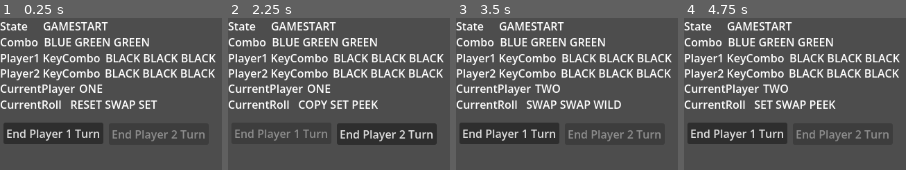
Above: before the commit, frames 1-4 (left to right).
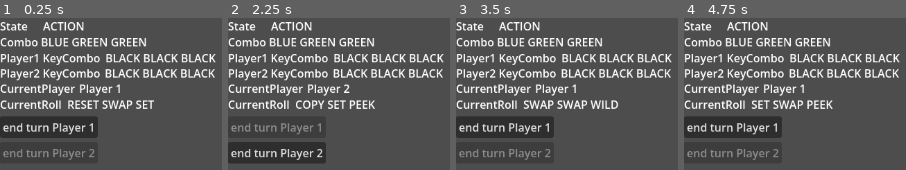
Above: after the commit, the same moments.

Repository: KevinStirling/black_ice
Game: Godot game, scene res://test.tscn
Same seed, same stepped clock (60 frames per second), same inputs: the game is played once before the commit and once after it. The project has no main scene, so this scene is started directly.
Inputs:
- Up to frame 1 (0.25 s): no input
- Up to frame 2 (2.25 s): click "End Player 1 Turn" (after the commit: "end turn Player 1") at 0.5 s; click "End Player 2 Turn" (after the commit: "end turn Player 2") at 1.25 s; click "End Player 1 Turn" (after the commit: "end turn Player 1") at 2 s
- Up to frame 3 (3.5 s): click "End Player 2 Turn" (after the commit: "end turn Player 2") at 2.75 s
- Up to frame 4 (4.75 s): click "End Player 1 Turn" (after the commit: "end turn Player 1") at 3.5 s; click "End Player 2 Turn" (after the commit: "end turn Player 2") at 4.25 s

The runs differ from the first frame. In frame 1, 12% of the frame differs, in the area x 0-93%, y 2-94%; in frame 2, 18%, in the area x 0-95%, y 2-96%; in frame 3, 13%; in frame 4, 12%.

Commit message:
chore: big ol refactor

Diff:
--- /dev/null
+++ b/scenes/PlayerView.tscn
@@ -0,0 +1,15 @@
+[gd_scene format=3 uid="uid://b8ygm6wuweksx"]
+
+[ext_resource type="Script" uid="uid://c8upmghuglt5i" path="res://scripts/player_view.gd" id="1_vtsk7"]
+
+[node name="PlayerView" type="Control" unique_id=2098282211]
+layout_mode = 3
+anchors_preset = 0
+script = ExtResource("1_vtsk7")
+
+[node name="EndTurnButton" type="Button" parent="." unique_id=1533690008]
+unique_name_in_owner = true
+layout_mode = 0
+offset_right = 8.0
+offset_bottom = 8.0
+text = "E"
--- /dev/null
+++ b/scripts/debug_view.gd
@@ -0,0 +1,54 @@
+extends Node2D
+## Debug overlay. Subscribes to the models and renders their state; it is the
+## only writer of these labels. Nothing here is reachable from the models.
+
+@export var game_manager: GameManager
+@export var dice: Dice
+
+@onready var _combo_rows: Array[Label] = [%Player1KeyComboValue, %Player2KeyComboValue]
+@onready var _phase: Label = %StateValue
+@onready var _current_turn: Label = %CurrentPlayerValue
+@onready var _combo: Label = %ComboValue
+@onready var _roll: Label = %CurrentRollValue
+
+
+func _ready() -> void:
+	visible = game_manager.debug
+	game_manager.phase_changed.connect(_on_phase_changed)
+	game_manager.turn_changed.connect(_on_turn_changed)
+	game_manager.combo_changed.connect(_on_combo_changed)
+	dice.rolled.connect(_on_rolled)
+	for i in game_manager.players.size():
+		game_manager.players[i].key_combo_changed.connect(
+			_on_player_combo_changed.bind(i),
+		)
+	refresh()
+
+
+func refresh() -> void:
+	_on_phase_changed(game_manager.phase)
+	_on_turn_changed(game_manager.players[game_manager.current_turn])
+	_on_combo_changed(game_manager.combo)
+	_on_rolled(dice.current_roll)
+	for i in game_manager.players.size():
+		_on_player_combo_changed(game_manager.players[i].key_combo, i)
+
+
+func _on_phase_changed(p: GameManager.Phase) -> void:
+	_phase.text = GameManager.Phase.keys()[p]
+
+
+func _on_turn_changed(player: Player) -> void:
+	_current_turn.text = player.display_name
+
+
+func _on_combo_changed(combo: Array[int]) -> void:
+	_combo.text = GameManager.format_combo(combo)
+
+
+func _on_player_combo_changed(combo: Array[int], index: int) -> void:
+	_combo_rows[index].text = GameManager.format_combo(combo)
+
+
+func _on_rolled(faces: Array[int]) -> void:
+	_roll.text = Dice.format_faces(faces)
--- a/scripts/dice.gd
+++ b/scripts/dice.gd
@@ -1,5 +1,7 @@
 class_name Dice
 extends Node
+
+signal rolled(faces: Array[int])
 
 enum Faces {
 	PEEK,
@@ -14,11 +16,21 @@
 var current_roll: Array[int] = []
 
 
+static func format_faces(faces: Array[int]) -> String:
+	var parts: PackedStringArray = []
+	for face in faces:
+		if face < 0 or face >= Faces.size():
+			parts.append("INVALID")
+		else:
+			parts.append(Faces.keys()[face])
+
+	return " ".join(parts)
+
+
 func roll() -> void:
-	%CurrentRollValue.text = ""
 	var result: Array[int] = []
 	for i in quantity:
 		result.append(randi_range(0, Faces.size() - 1))
-		%CurrentRollValue.text = %CurrentRollValue.text + " " + Faces.keys()[result[i]]
 
 	current_roll = result
+	rolled.emit(current_roll)
--- a/scripts/end_turn_button.gd
+++ /dev/null
@@ -1,14 +0,0 @@
-extends Button
-
-var player: Player
-
-
-func _ready() -> void:
-	player = get_parent()
-	connect("pressed", turn_end)
-
-
-func turn_end() -> void:
-	if player.is_active:
-		disabled = true
-		player.turn_end()
--- a/scripts/game_manager.gd
+++ b/scripts/game_manager.gd
@@ -1,16 +1,16 @@
 class_name GameManager
 extends Node
 
-signal GameStart(combo_size: int)
-signal TurnStart(player: Player.PlayerNum)
+signal phase_changed(phase: Phase)
+signal turn_changed(player: Player)
+signal combo_changed(combo: Array[int])
 
-enum State {
+enum Phase {
 	PREGAME,
 	GAMESTART,
-	P1ROLL,
-	P1TURN,
-	P2ROLL,
-	P2TURN,
+	ROLL,
+	ACTION,
+	RESOLVE,
 	GAMEEND,
 }
 ## black indicates empty, used mostly by player key_combo
@@ -25,42 +25,71 @@
 
 @export var debug: bool = false
 @export var combo_size: int = 3
+@export var players: Array[Player] = []
 
-var combo: Array[ComboColor] = []
-var game_state: State:
-	get:
-		return game_state
+var phase: Phase = Phase.PREGAME:
 	set(value):
-		game_state = value
-		%StateValue.text = State.keys()[value]
-var current_turn: Player.PlayerNum = Player.PlayerNum.ONE
+		if phase == value:
+			return
+		phase = value
+		phase_changed.emit(value)
+var current_turn: int = 0:
+	set(value):
+		if current_turn == value:
+			return
+		current_turn = value
+		turn_changed.emit(players[value])
+var combo: Array[int] = []
+var _running: bool = false
+
+
+static func format_combo(c: Array[int]) -> String:
+	var parts: PackedStringArray
+	for color in c:
+		if color < 0 or color >= ComboColor.size():
+			parts.append("INVALID")
+		else:
+			parts.append(GameManager.ComboColor.keys()[color])
+
+	return " ".join(parts)
 
 
 func _ready() -> void:
-	game_state = State.PREGAME
-	if debug:
-		%DebugLabel.visible = true
+	phase = Phase.PREGAME
 	start_game()
 
 
 func start_game() -> void:
-	game_state = State.GAMESTART
+	phase = Phase.GAMESTART
 	set_combo()
-	emit_signal("GameStart", combo_size)
-	next_turn(true)
+	for p in players:
+		p.reset_key_combo(combo_size)
+	_running = true
+	while _running:
+		await _run_turn()
 
 
-func next_turn(is_start: bool = false) -> void:
-	if !is_start:
-		if current_turn == Player.PlayerNum.ONE:
-			current_turn = Player.PlayerNum.TWO
-		else:
-			current_turn = Player.PlayerNum.ONE
-	emit_signal("TurnStart", current_turn)
+func stop_game() -> void:
+	_running = false
 
 
 func set_combo() -> void:
+	combo.clear()
 	for i in combo_size:
-		## choose random values from ComboColor range excluding 0 (black means empty)
+		# choose random values from ComboColor range excluding 0 (black means empty)
 		combo.append(randi_range(1, ComboColor.size() - 1))
-		%ComboValue.text = %ComboValue.text + " " + ComboColor.keys()[combo[i]]
+	combo_changed.emit(combo)
+
+
+func _run_turn() -> void:
+	var p := players[current_turn]
+	p.is_active = true
+	phase = Phase.ROLL
+	p.roll()
+	phase = Phase.ACTION
+	await p.turn_finished
+	if not _running:
+		return
+	p.is_active = false
+	phase = Phase.RESOLVE
+	current_turn = (current_turn + 1) % players.size()
--- a/scripts/player.gd
+++ b/scripts/player.gd
@@ -1,66 +1,39 @@
 class_name Player
 extends Node
 
-enum PlayerNum {
-	ONE,
-	TWO,
-}
+signal key_combo_changed(combo: Array[int])
+signal active_changed(is_active: bool)
+signal turn_finished
 
-@export var player: PlayerNum = PlayerNum.ONE
+@export var display_name: String = "Player 1"
 @export var is_cpu: bool = false
-# TODO would like a nicer way to manage the state of the players ui
-@export var end_turn_button: Button
 
-var key_combo: Array[int]:
-	get:
-		return key_combo
+var key_combo: Array[int]
+var is_active: bool = false:
 	set(value):
-		key_combo = value
-		if player == PlayerNum.ONE:
-			%Player1KeyComboValue.text = _get_color_from_enum_int(value)
-		else:
-			%Player2KeyComboValue.text = _get_color_from_enum_int(value)
-var is_active: bool = false:
-	get:
-		return is_active
-	set(value):
+		if is_active == value:
+			return
 		is_active = value
-		%CurrentPlayerValue.text = PlayerNum.keys()[player]
+		active_changed.emit(is_active)
 
 
-func _ready() -> void:
-	%GameManager.connect("GameStart", reset_key_combo)
-	%GameManager.connect("TurnStart", turn_start)
+func reset_key_combo(size: int) -> void:
+	key_combo.resize(size)
+	key_combo.fill(GameManager.ComboColor.BLACK)
+	key_combo_changed.emit(key_combo)
 
 
-func reset_key_combo(combo_size: int) -> void:
-	key_combo.clear()
-	var c: Array[int]
-	for i in combo_size:
-		c.append(GameManager.ComboColor.BLACK)
-	key_combo = c
+func set_combo_slot(index: int, color: GameManager.ComboColor) -> void:
+	if key_combo[index] == color:
+		return
+	key_combo[index] = color
+	key_combo_changed.emit(key_combo)
 
 
-func turn_start(p_turn: PlayerNum) -> void:
-	if p_turn != player:
-		return
-	print("player " + PlayerNum.keys()[player] + " is active")
-	is_active = true
-	end_turn_button.disabled = false
+func roll() -> void:
 	%Dice.roll()
 
 
 func turn_end() -> void:
-	%GameManager.next_turn()
+	turn_finished.emit()
 	is_active = false
-
-
-func _get_color_from_enum_int(value: Array[int]) -> String:
-	var parts: PackedStringArray
-	for color in value:
-		if color > GameManager.ComboColor.size() - 1:
-			parts.append("INVALID")
-			break
-		parts.append(GameManager.ComboColor.keys()[color])
-
-	return " ".join(parts)
--- /dev/null
+++ b/scripts/player_view.gd
@@ -0,0 +1,25 @@
+class_name PlayerView
+extends Control
+
+@export var player: Player
+
+@onready var _end_turn_button: Button = %EndTurnButton
+
+
+func _ready() -> void:
+	player.active_changed.connect(_on_active_changed)
+	_end_turn_button.pressed.connect(player.turn_end)
+	_end_turn_button.text = "end turn " + player.display_name
+	refresh()
+
+
+func refresh() -> void:
+	_on_active_changed(player.is_active)
+
+
+func set_interactable(v: bool) -> void:
+	_end_turn_button.disabled = not v
+
+
+func _on_active_changed(is_active: bool) -> void:
+	set_interactable(is_active)
--- a/test.tscn
+++ b/test.tscn
@@ -3,17 +3,22 @@
 [ext_resource type="Script" uid="uid://fmu3swrrwv5k" path="res://scripts/game_manager.gd" id="1_37kl0"]
 [ext_resource type="Script" uid="uid://1xrcmhm3iqqp" path="res://scripts/player.gd" id="2_8uh7m"]
 [ext_resource type="Script" uid="uid://b0k1bwww7cga2" path="res://scripts/dice.gd" id="3_6uqi0"]
-[ext_resource type="Script" uid="uid://uo0r8k5wpkmg" path="res://scripts/end_turn_button.gd" id="3_ppyta"]
+[ext_resource type="PackedScene" uid="uid://b8ygm6wuweksx" path="res://scenes/PlayerView.tscn" id="4_ykrsh"]
+[ext_resource type="Script" path="res://scripts/debug_view.gd" id="5_dbgvw"]
 
 [node name="Node2D" type="Node2D" unique_id=823096755]
 
-[node name="GameManager" type="Node" parent="." unique_id=97041676]
+[node name="GameManager" type="Node" parent="." unique_id=97041676 node_paths=PackedStringArray("players")]
 unique_name_in_owner = true
 script = ExtResource("1_37kl0")
 debug = true
+players = [NodePath("Player1"), NodePath("Player2")]
 
-[node name="DebugLabel" type="Node2D" parent="GameManager" unique_id=1977153529]
+[node name="DebugLabel" type="Node2D" parent="GameManager" unique_id=1977153529 node_paths=PackedStringArray("game_manager", "dice")]
 unique_name_in_owner = true
+script = ExtResource("5_dbgvw")
+game_manager = NodePath("..")
+dice = NodePath("../Dice")
 
 [node name="StateLabel" type="Label" parent="GameManager/DebugLabel" unique_id=1958873600]
 offset_right = 40.0
@@ -94,30 +99,23 @@
 
 [node name="Player1" type="Node" parent="GameManager" unique_id=1113075092 node_paths=PackedStringArray("end_turn_button")]
 script = ExtResource("2_8uh7m")
-end_turn_button = NodePath("EndTurnButton")
+end_turn_button = NodePath("")
 
-[node name="EndTurnButton" type="Button" parent="GameManager/Player1" unique_id=1393807317]
-offset_left = 5.0
-offset_top = 151.0
-offset_right = 83.0
-offset_bottom = 182.0
-text = "End Player 1 Turn"
-script = ExtResource("3_ppyta")
+[node name="PlayerView" parent="GameManager/Player1" unique_id=2098282211 node_paths=PackedStringArray("player") instance=ExtResource("4_ykrsh")]
+offset_top = 142.0
+offset_bottom = 142.0
+player = NodePath("..")
 
 [node name="Player2" type="Node" parent="GameManager" unique_id=1737283758 node_paths=PackedStringArray("end_turn_button")]
 script = ExtResource("2_8uh7m")
-player = 1
+display_name = "Player 2"
 is_cpu = true
-end_turn_button = NodePath("EndTurnButton")
+end_turn_button = NodePath("")
 
-[node name="EndTurnButton" type="Button" parent="GameManager/Player2" unique_id=848406138]
-offset_left = 157.0
-offset_top = 152.0
-offset_right = 301.0
-offset_bottom = 183.0
-disabled = true
-text = "End Player 2 Turn"
-script = ExtResource("3_ppyta")
+[node name="PlayerView" parent="GameManager/Player2" unique_id=154700629 node_paths=PackedStringArray("player") instance=ExtResource("4_ykrsh")]
+offset_top = 179.0
+offset_bottom = 179.0
+player = NodePath("..")
 
 [node name="Dice" type="Node" parent="GameManager" unique_id=2143775409]
 unique_name_in_owner = true
Not shown, added: scripts/debug_view.gd.uid
Not shown, removed: scripts/end_turn_button.gd.uid
Not shown, added: scripts/player_view.gd.uid
